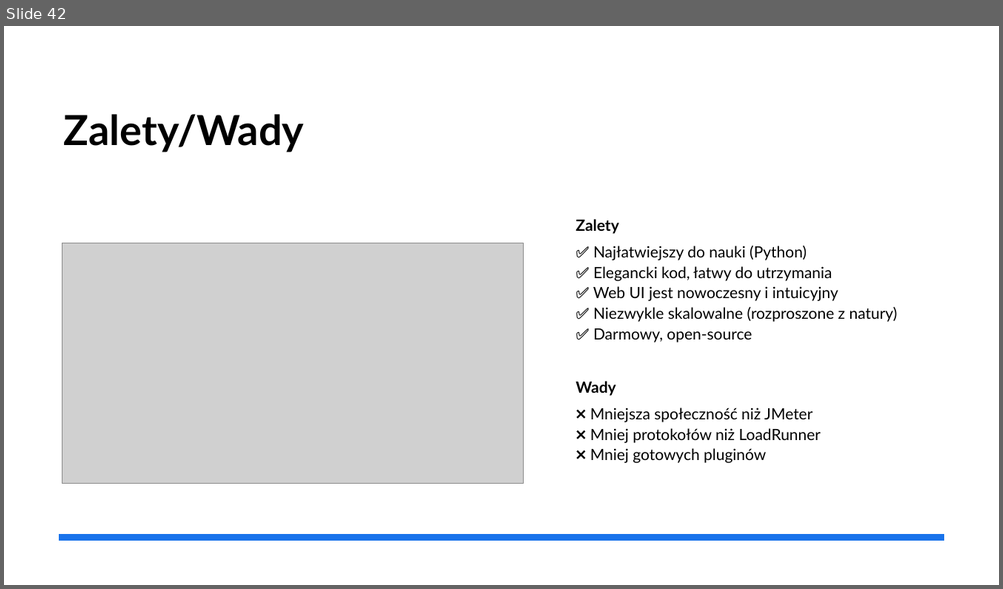
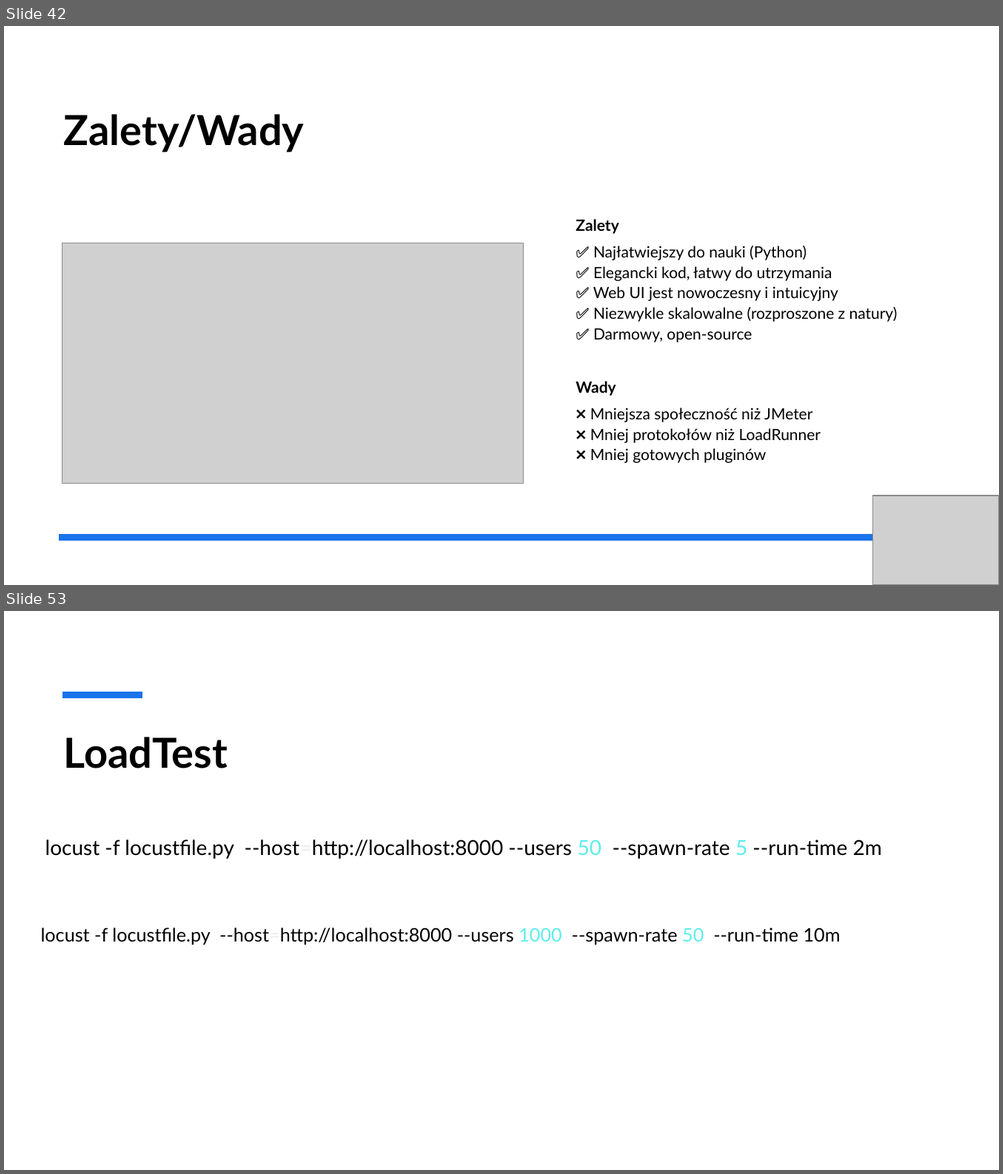
Before and after one commit to gajdaj2/performanceTesting, a slide deck: TestyWydajnosciowe.pptx. Shown one above the other, each under a label of ours: slide 42 before the commit, slides 42 and 53 after it; the slides between them are not shown. The pictures are 1003x589 and 1003x1174 pixels, drawn with LibreOffice and Linux fonts; fonts in the diff are those of the drawing; grey boxes stand for pictures. Boxes give left, top, right and bottom in pixels: in the first picture for what was removed or moved away, otherwise in the second. Text is boxed around its words. In the diff, an @@ line names an element or a change of style, - is before the commit and + after.

Commit message:
Locust ready

```diff
--- a/TestyWydajnosciowe.pptx
+++ b/TestyWydajnosciowe.pptx
@@ slide 53 added at bbox=[4, 611, 999, 1170], background #FFFFFF @@
@@ line added from (62, 695) to (142, 695), #1973EB 6 pt @@
@@ title added at bbox=[64, 737, 228, 769], 40 pt, text #000000, bold @@
+LoadTest
@@ text added at bbox=[45, 840, 882, 859], 20 pt, text #000000 @@
+locust -f locustfile.py --host=http://localhost:8000 --users 50 --spawn-rate 5 --run-time 2m
@@ text added at bbox=[41, 928, 840, 945], 18 pt, text #000000 @@
+locust -f locustfile.py --host=http://localhost:8000 --users 1000 --spawn-rate 50 --run-time 10m
@@ slide 42 changed as well @@
@@ picture added at bbox=[873, 496, 999, 585] @@
```
Also in this commit, not shown: 17 other slides changed, 14 other slides added, 1 other file.
